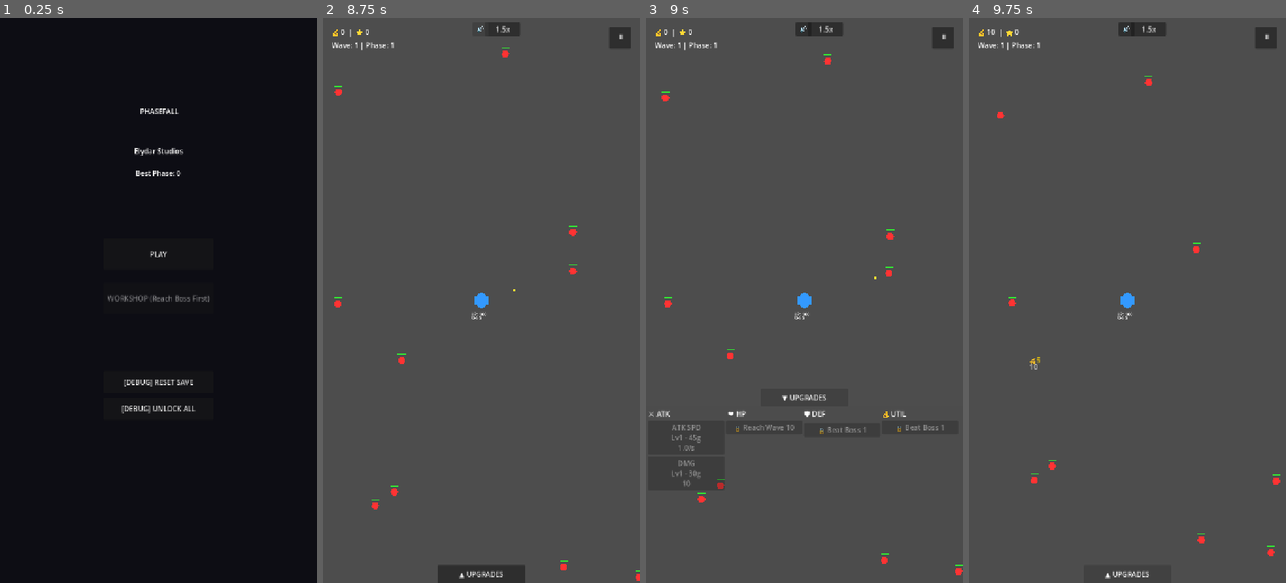
Above: before the commit, frames 1-4 (left to right).
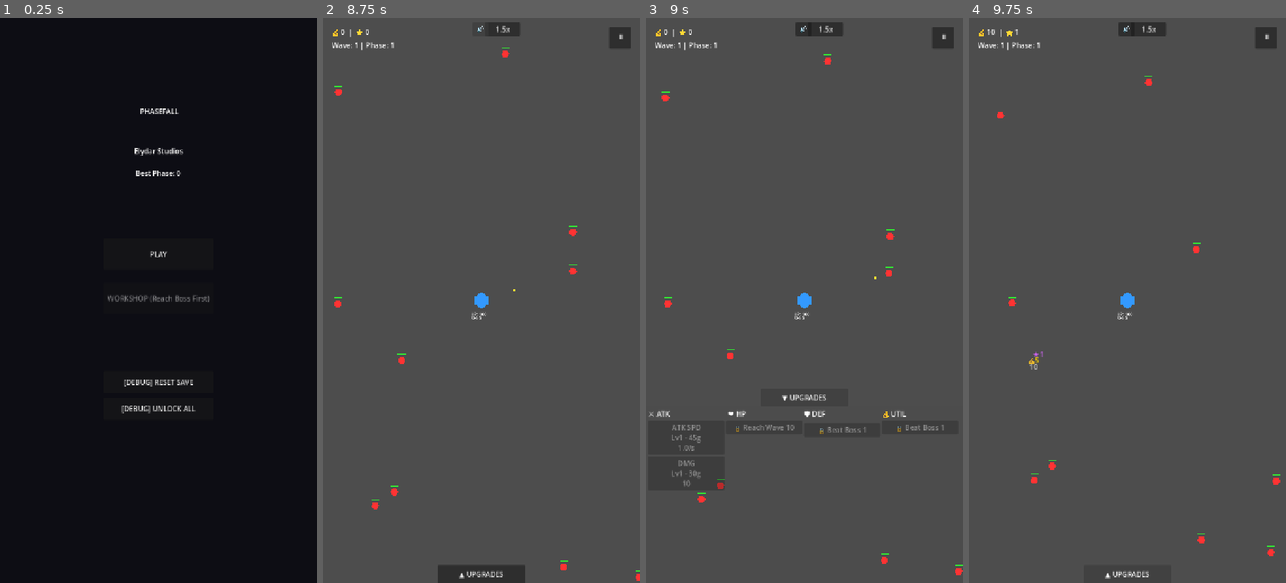
Above: after the commit, the same moments.

Repository: elydarstudio/Base_Defence
Game: Godot game, scene res://Scenes/StartMenu.tscn
The game is run twice, just before and just after one commit, with the same random seed, the same clock (stepped at 60 frames per second) and the same inputs. Sound files missing from this copy of the repository are replaced by a short silence.
Inputs:
- Up to frame 1 (0.25 s): no input
- Up to frame 2 (8.75 s): click "PLAY" at 0.5 s; click "▲ UPGRADES" at 1.25 s; click "▼ UPGRADES" at 2 s; click "⏸" at 2.75 s; click "RESTART" at 3.5 s; click "1x" at 4.25 s; click "1.5x" at 5 s; click "2.0x" at 5.75 s; click "1.0x" at 6.5 s; click "🔊" at 7.25 s; click "🔇" at 8 s
- Up to frame 3 (9 s): click "▲ UPGRADES" at 8.75 s
- Up to frame 4 (9.75 s): click "▼ UPGRADES" at 9.5 s

Frames 1-3 are identical in both runs. In frame 4, less than 0.1% of the frame differs, in the area x 14-24%, y 2-62%.

Commit message:
Fix gold double-calc, ATK SPD curve rework, remove debug print

Diff:
--- a/base-defence/Scripts/base.gd
+++ b/base-defence/Scripts/base.gd
@@ -160,7 +160,6 @@
 			main_node.trigger_game_over()
 
 func add_shield(amount: float):
-	print("add_shield called: ", amount, " shield now: ", shield)
 	max_shield += amount
 	shield += amount
 	_update_combat_ui()
--- a/base-defence/Scripts/brute.gd
+++ b/base-defence/Scripts/brute.gd
@@ -75,10 +75,7 @@
 
 func _die():
 	if main_node != null:
-		var total = currency_value + main_node.gold_per_kill_level
-		var multiplied = int(total * (1.0 + (main_node.gold_mult_level * 0.1)))
 		main_node.add_currency(currency_value, global_position)
-		main_node.spawn_damage_number(multiplied, global_position + Vector2(0, -35), "gold")
 		main_node.on_enemy_killed()
 	queue_free()
 
--- a/base-defence/Scripts/enemy.gd
+++ b/base-defence/Scripts/enemy.gd
@@ -79,10 +79,7 @@
 func _die():
 	if main_node != null:
 		var base_gold = 5 + ((main_node.phase - 1) * 3)
-		var total = base_gold + main_node.gold_per_kill_level
-		var multiplied = int(total * (1.0 + (main_node.gold_mult_level * 0.1)))
 		main_node.add_currency(base_gold, global_position)
-		main_node.spawn_damage_number(multiplied, global_position + Vector2(0, -35), "gold")
 		main_node.on_enemy_killed()
 	queue_free()
 
--- a/base-defence/Scripts/main.gd
+++ b/base-defence/Scripts/main.gd
@@ -283,7 +283,7 @@
 func _apply_workshop_floors():
 	var d = SaveManager.data
 	attack_speed_level = d["floor_attack_speed"]
-	$Base.fire_rate += attack_speed_level * 0.125
+	$Base.fire_rate = _calc_atk_spd(attack_speed_level)
 	damage_level = d["floor_damage"]
 	$Base.bullet_damage += damage_level * 1.0
 	dmg_mult_level = d["floor_dmg_mult"]
@@ -417,6 +417,7 @@
 	var multiplied = int(total * (1.0 + (gold_mult_level * 0.1)))
 	currency += multiplied
 	enemies_killed += 1
+	spawn_damage_number(multiplied, enemy_pos + Vector2(randf_range(-10, 10), -35), "gold")
 	var drop_chance = 0.05 + (legacy_drop_level * 0.0055)
 	if randf() < drop_chance:
 		var drop = int((1 + lp_gain_level) * (1.0 + (legacy_mult_level * 0.1)))
@@ -568,6 +569,12 @@
 	$UI/TooltipPanel.position = Vector2(x, mouse.y - 60)
 	$UI/TooltipPanel.visible = true
 
+func _calc_atk_spd(level: int) -> float:
+	var rate = 1.0
+	for i in range(level):
+		rate += 0.115 / (1.0 + i * 0.02)
+	return rate
+
 func _input(event):
 	if event is InputEventMouseButton and event.button_index == MOUSE_BUTTON_RIGHT and event.pressed:
 		for btn in tooltip_buttons:
@@ -593,8 +600,7 @@
 	attack_speed_level += 1
 	attack_speed_upgrades += 1
 	attack_speed_cost = _calc_cost(45, attack_speed_upgrades, true)
-	var gain = 0.12 / (1.0 + attack_speed_upgrades * 0.02)
-	$Base.fire_rate += gain
+	$Base.fire_rate = _calc_atk_spd(attack_speed_level)
 	_update_ui()
 
 func _on_dmg_button_pressed():
--- a/base-defence/Scripts/runner.gd
+++ b/base-defence/Scripts/runner.gd
@@ -75,10 +75,7 @@
 
 func _die():
 	if main_node != null:
-		var total = currency_value + main_node.gold_per_kill_level
-		var multiplied = int(total * (1.0 + (main_node.gold_mult_level * 0.1)))
 		main_node.add_currency(currency_value, global_position)
-		main_node.spawn_damage_number(multiplied, global_position + Vector2(0, -35), "gold")
 		main_node.on_enemy_killed()
 	queue_free()
 
Not shown, changed: base-defence/DESIGN.md
